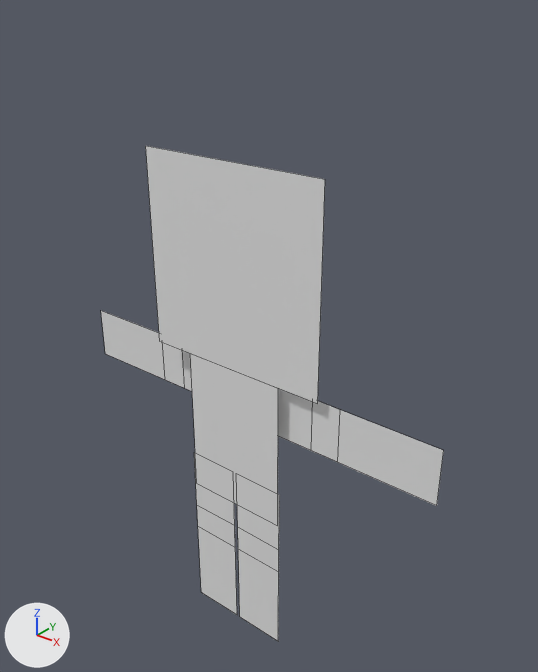
One commit to the Blender file Assets/Jam Assets/Models/boxChan.blend: the scene before it, then after it.
One viewpoint serves both versions: a 50 mm camera at (4.21, -4.71, 4.82) aimed at (0.12, 0.41, 1.64). Lighting does not change. The marker at lower left points along +X, +Y and +Z. Mesh edges are drawn as thin lines.
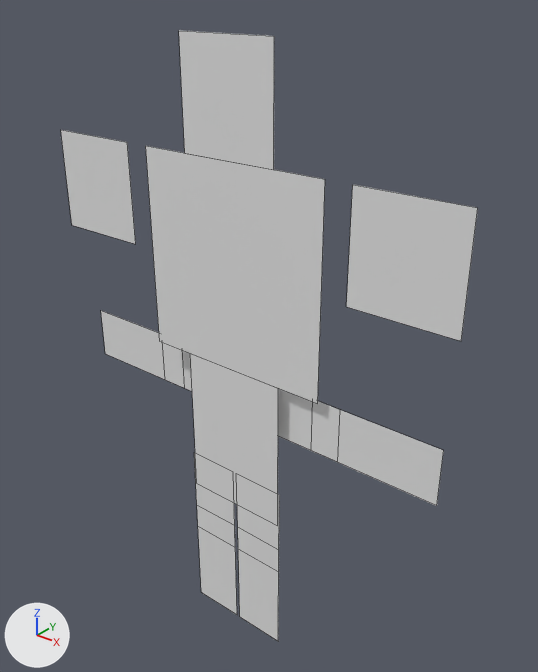
The change, as a list of edits to the scene's bpy script:
```text
Change me_plane:
    where me_plane.from_pydata(...)  # 40 vertices, 10 faces; spans x -2.17..2.17, y -1.8..3.4, z -0.2..0.0
    used by ob_plane; location = (0.0, 0.0, 0.0); rotation_euler = (1.571, 0.0, 0.0), in degrees (90, 0, 0)
    verts and faces of me_plane; kept vertices keep their numbers, new ones are numbered from 40
    me_plane part 1
    add verts[40] = (-0.5, 3.4, 0.0)  # pixel (184, 153)
    add verts[41] = (-0.5, 4.4, 0.0)  # pixel (178, 30)
    add verts[42] = (-2.25, 2.4, 0.0)  # pixel (71, 225)
    add verts[43] = (-2.25, 3.4, 0.0)  # pixel (60, 129)
    add verts[44] = (1.25, 2.4, 0.0)  # pixel (346, 306)
    add verts[45] = (1.25, 3.4, 0.0)  # pixel (352, 184)
    add for new, old in zip([*range(46, 52)], [*range(40, 46)]): verts[new] = verts[old] + (1.0, 0.0, 0.0)
    add faces += [(40, 46, 47, 41), (42, 48, 49, 43), (44, 50, 51, 45)]
```

Where the change shows, as pixel boxes (x1, y1, x2, y2) in the pictures (538 x 672 px):
'Plane', reshaped (22% wider, 23% taller)
    before: (101, 146, 444, 641)
    after: (61, 30, 478, 641)
part 1 of me_plane, added
    after: (61, 30, 478, 341)
